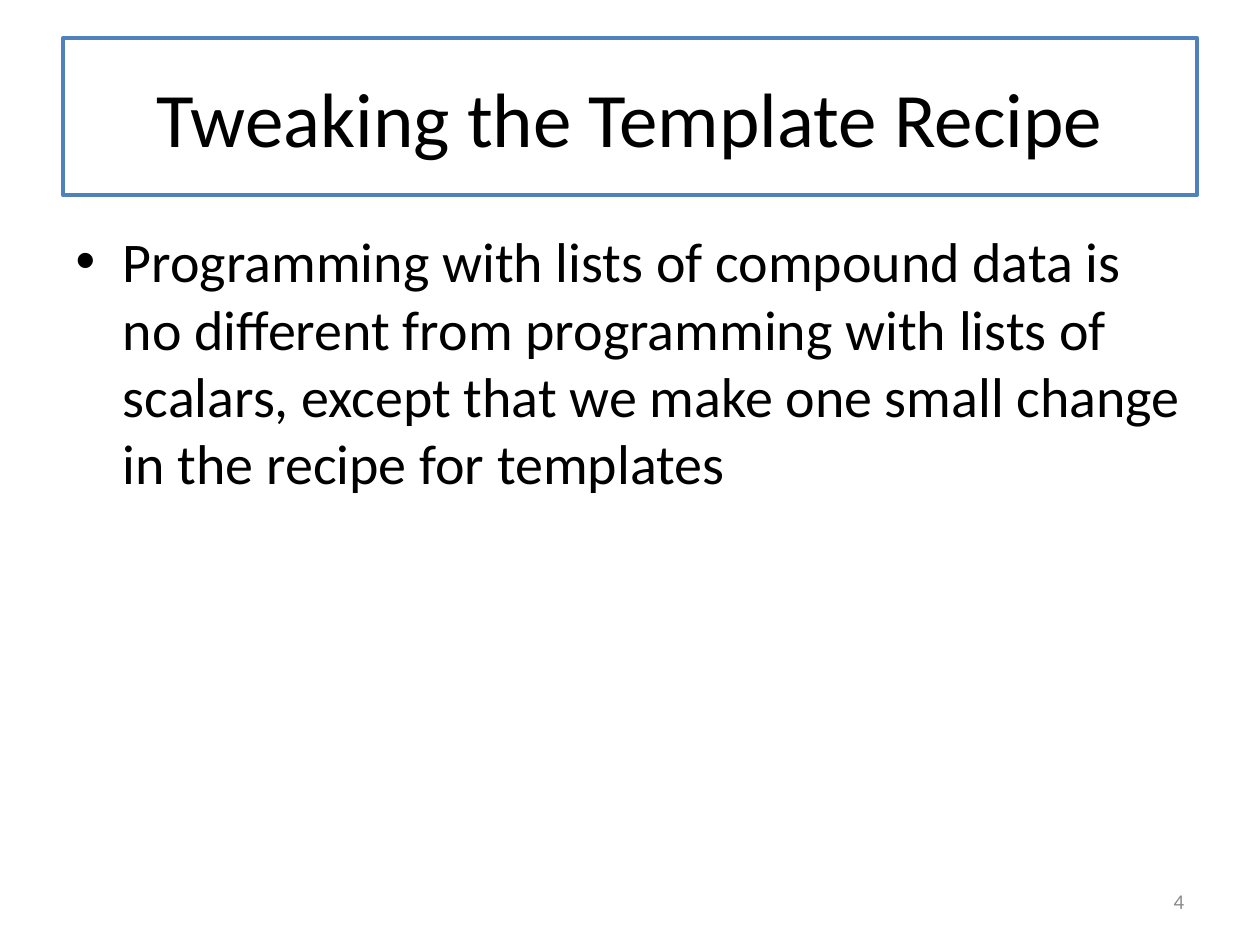
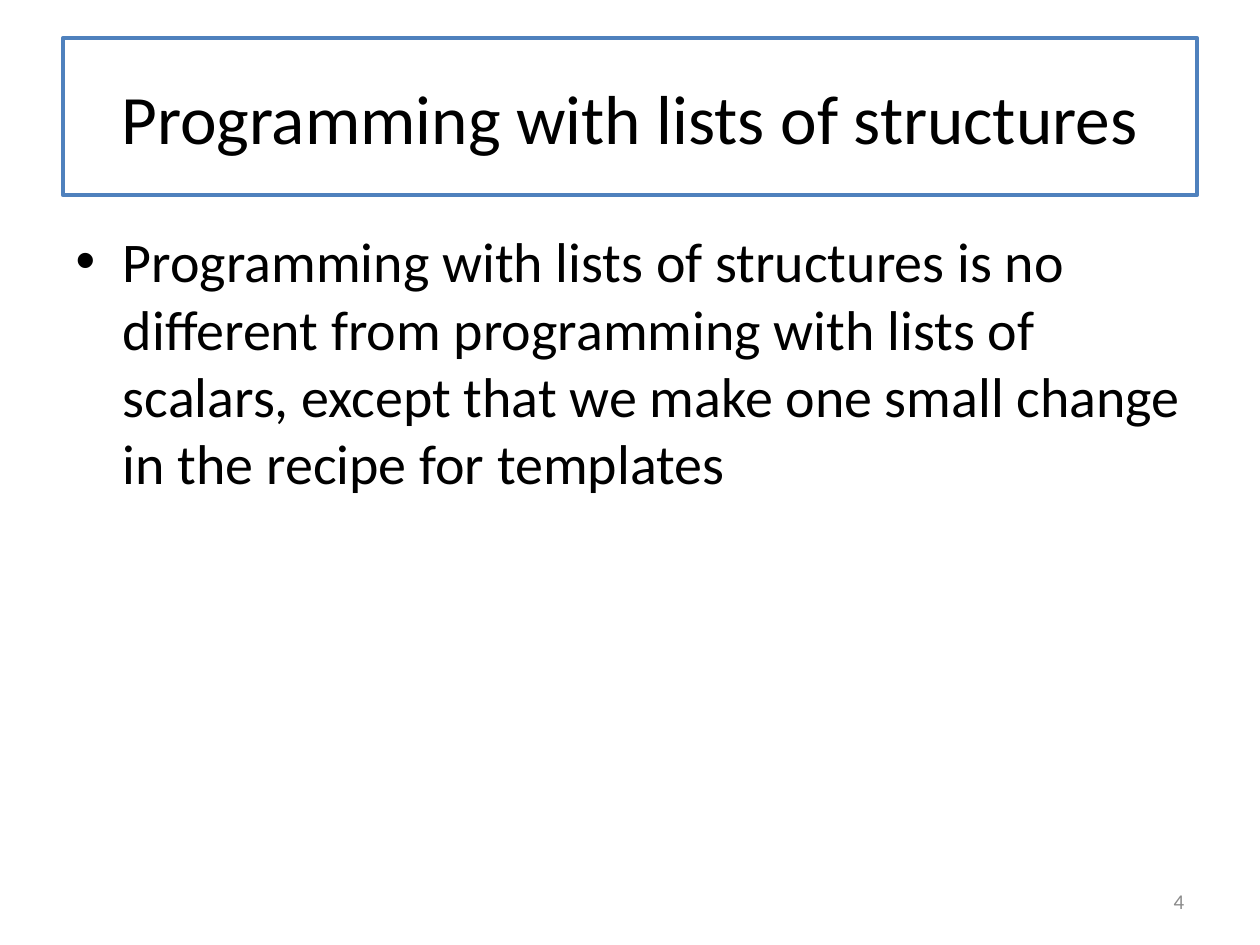
Before and after one commit to mwand/cs5010f16, a slide deck: slide 4 of Slides/Lesson 4.3 Lists of Structures.pptx. Drawn at 1260x945 pixels with LibreOffice and Linux fonts; fonts in the diff are those of the drawing. Boxes give left, top, right and bottom in pixels: in the first picture for what was removed or moved away, otherwise in the second. Text is boxed around its words. In the diff, an @@ line names an element or a change of style, - is before the commit and + after.

```diff
--- a/Slides/Lesson 4.3 Lists of Structures.pptx
+++ b/Slides/Lesson 4.3 Lists of Structures.pptx
@@ title at <box>121,96,1138,156</box>: text changed; size 44 to 39.6 pt @@
-Tweaking the Template Recipe
+Programming with lists of structures
@@ text at <box>123,243,1180,493</box>: text changed @@
-• Programming with lists of compound data is no different from programming with lists of scalars, except that we make one small change in the recipe for templates
+• Programming with lists of structures is no different from programming with lists of scalars, except that we make one small change in the recipe for templates
```
Also in this commit, not shown: 2 other slides changed, 3 slides added, 1 slide removed, 4 other files.
